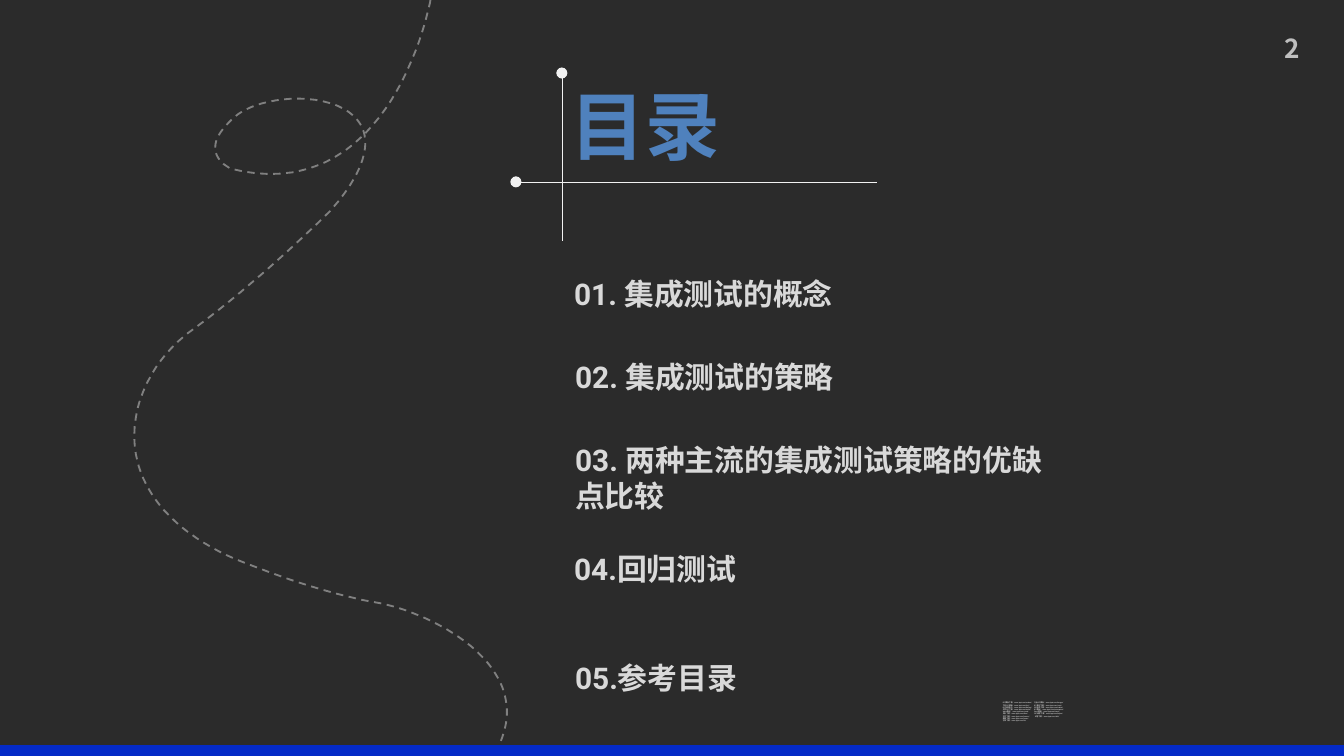
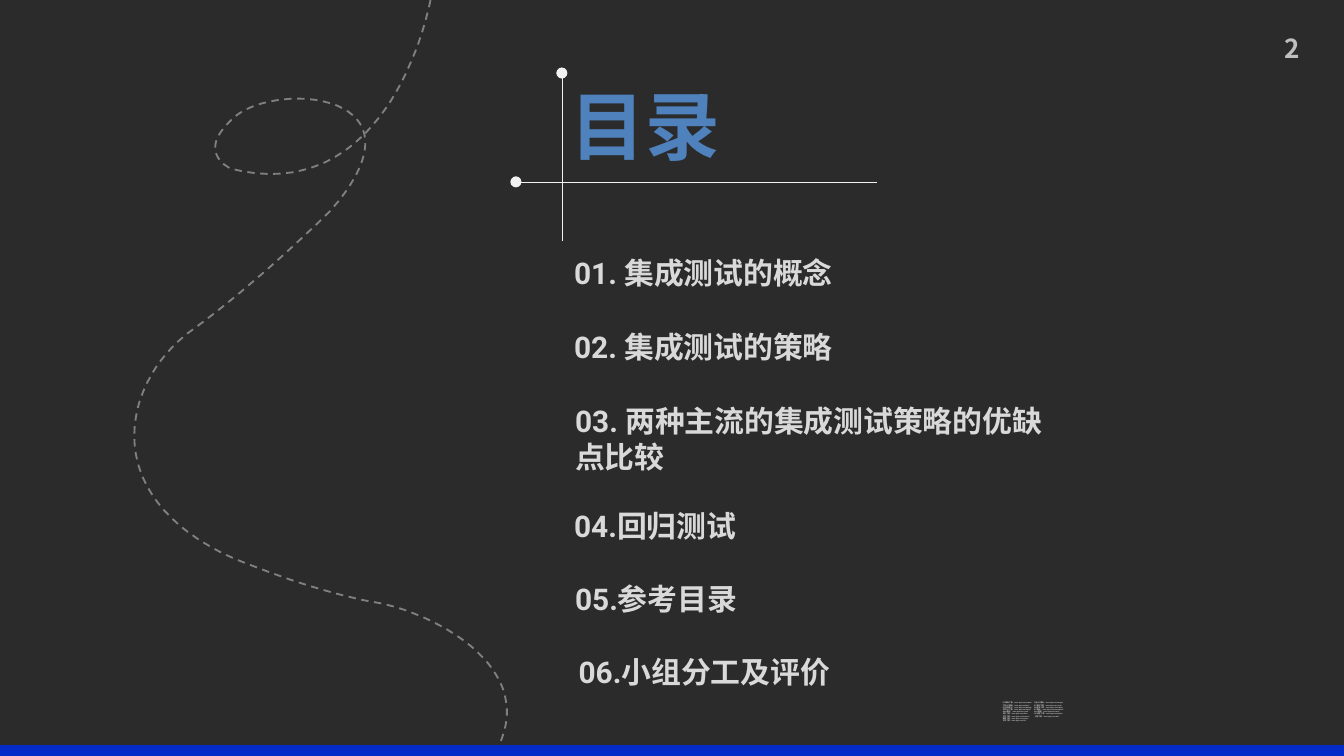
Before and after one commit to greatful-dead/Collect, a slide deck: slide 2 of 项目各阶段ppt/课堂翻转ppt/G20-集成测试.pptx. Drawn at 1344x756 pixels with LibreOffice and Linux fonts; fonts in the diff are those of the drawing; background and template pictures are left out; a plain dark background stands for a picture behind light text. Boxes give left, top, right and bottom in pixels: in the first picture for what was removed or moved away, otherwise in the second. Text is boxed around its words. In the diff, an @@ line names an element or a change of style, - is before the commit and + after.

```diff
--- a/项目各阶段ppt/课堂翻转ppt/G20-集成测试.pptx
+++ b/项目各阶段ppt/课堂翻转ppt/G20-集成测试.pptx
@@ text "01. 集成测试的概念": place and size @@
-text "01. 集成测试的概念" at box(574, 279, 832, 308)
+text "01. 集成测试的概念" at box(574, 258, 832, 287)
@@ text "02. 集成测试的策略": place and size @@
-text "02. 集成测试的策略" at box(575, 362, 833, 391)
+text "02. 集成测试的策略" at box(574, 332, 832, 361)
@@ text "03. 两种主流的集成测试策略的优缺点比较": place and size @@
-text "03. 两种主流的集成测试策略的优缺点比较" at box(575, 445, 1042, 510)
+text "03. 两种主流的集成测试策略的优缺点比较" at box(575, 406, 1042, 471)
@@ text "04.回归测试": place and size @@
-text "04.回归测试" at box(574, 554, 736, 583)
+text "04.回归测试" at box(574, 511, 736, 540)
@@ text "05.参考目录": place and size @@
-text "05.参考目录" at box(575, 663, 737, 692)
+text "05.参考目录" at box(575, 584, 737, 613)
@@ text added at box(579, 657, 830, 686), 16 pt, text #D9D9D9, bold @@
+06.小组分工及评价
```
Also in this commit, not shown: 34 other slides changed, 6 slides added, 3 slides removed.
